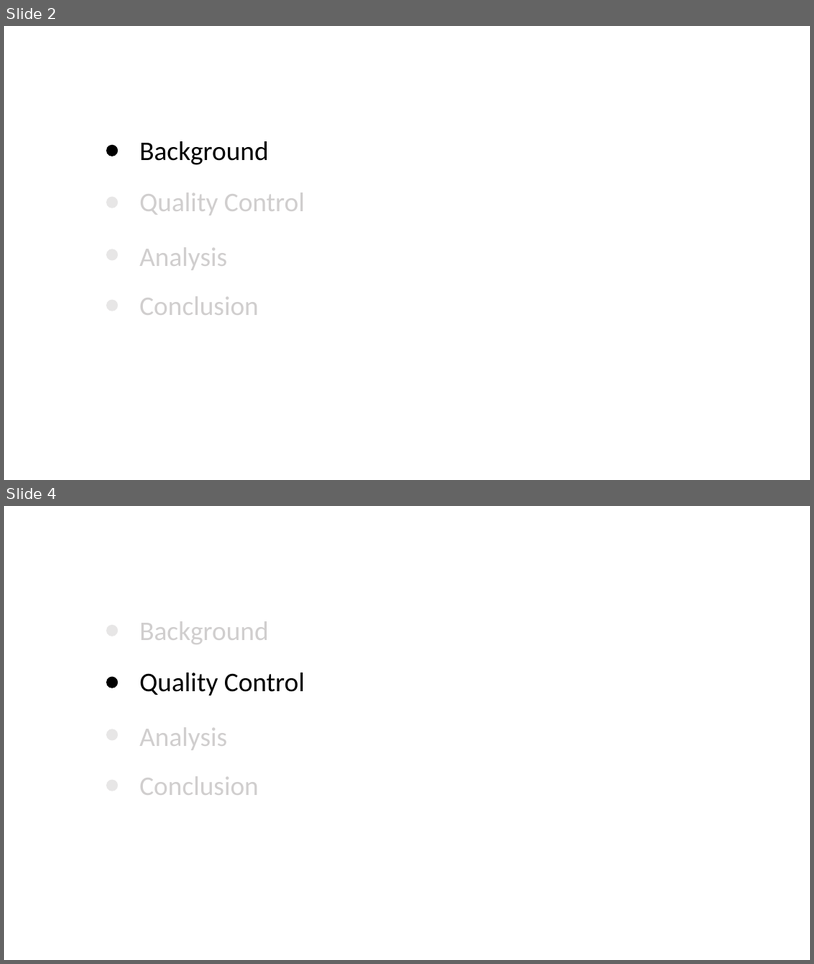
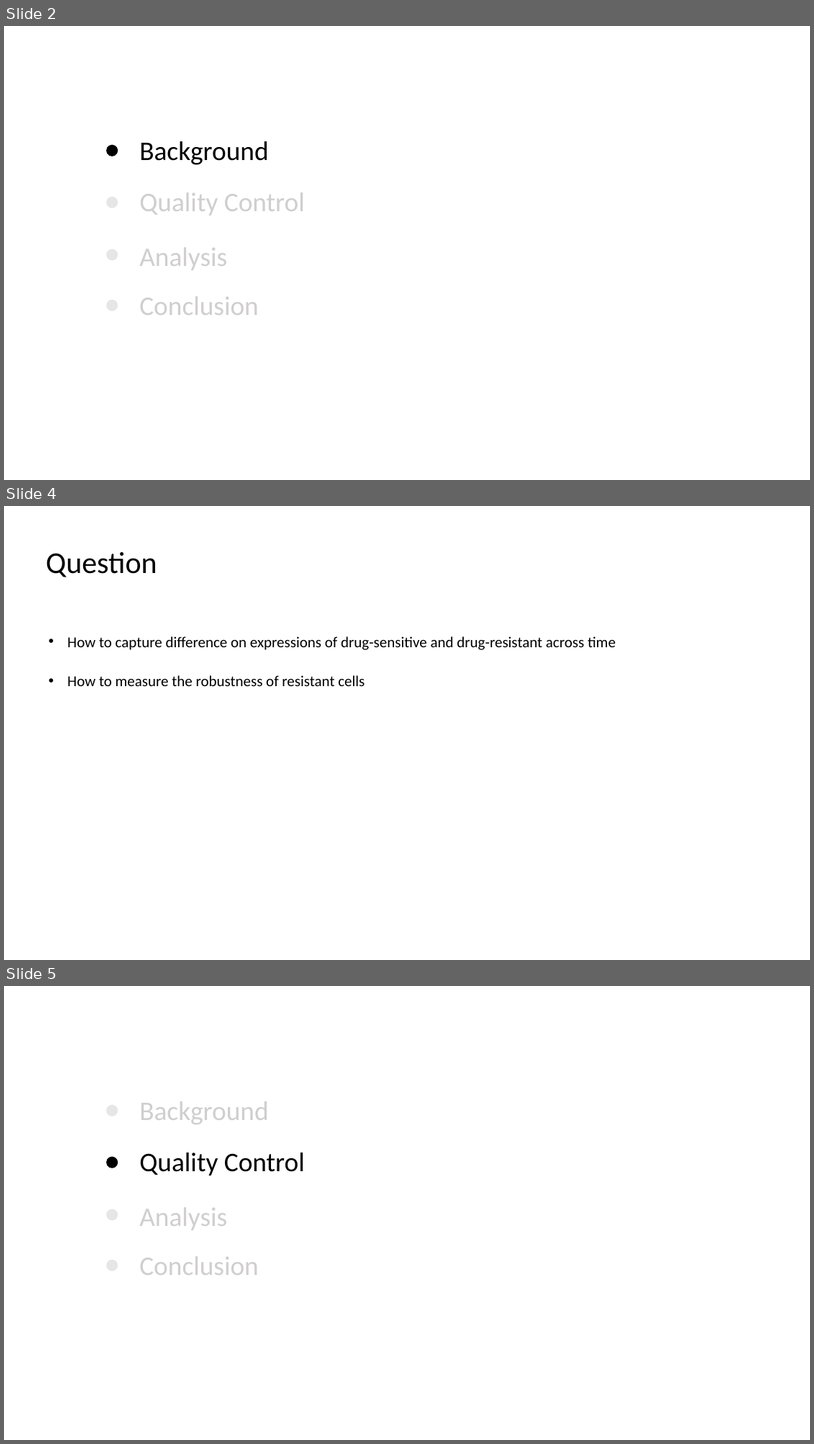
Before and after one commit to georgedashen/ANGSD_final, a slide deck: ANGSD_final.pptx. Shown one above the other, each under a label of ours: slides 2 and 4 before the commit, slides 2, 4 and 5 after it; the slides between them are not shown. The pictures are 814x964 and 814x1444 pixels, drawn with LibreOffice and Linux fonts; fonts in the diff are those of the drawing. Boxes give left, top, right and bottom in pixels: in the first picture for what was removed or moved away, otherwise in the second. Text is boxed around its words. In the diff, an @@ line names an element or a change of style, - is before the commit and + after.

```diff
--- a/ANGSD_final.pptx
+++ b/ANGSD_final.pptx
@@ slide 4 added at [4,506,810,960], background #FFFFFF @@
@@ text added at [46,552,157,577], 36 pt, text #000000 @@
+Question
@@ text added at [67,636,616,650], 18 pt, text #000000 @@
+• How to capture difference on expressions of drug-sensitive and drug-resistant across time
@@ text added at [67,675,365,686], 18 pt, text #000000 @@
+• How to measure the robustness of resistant cells
@@ what was slide 4 is now slide 5 @@
```
Also in this commit, not shown: 9 slides changed, 3 other slides added, 1 other file.
